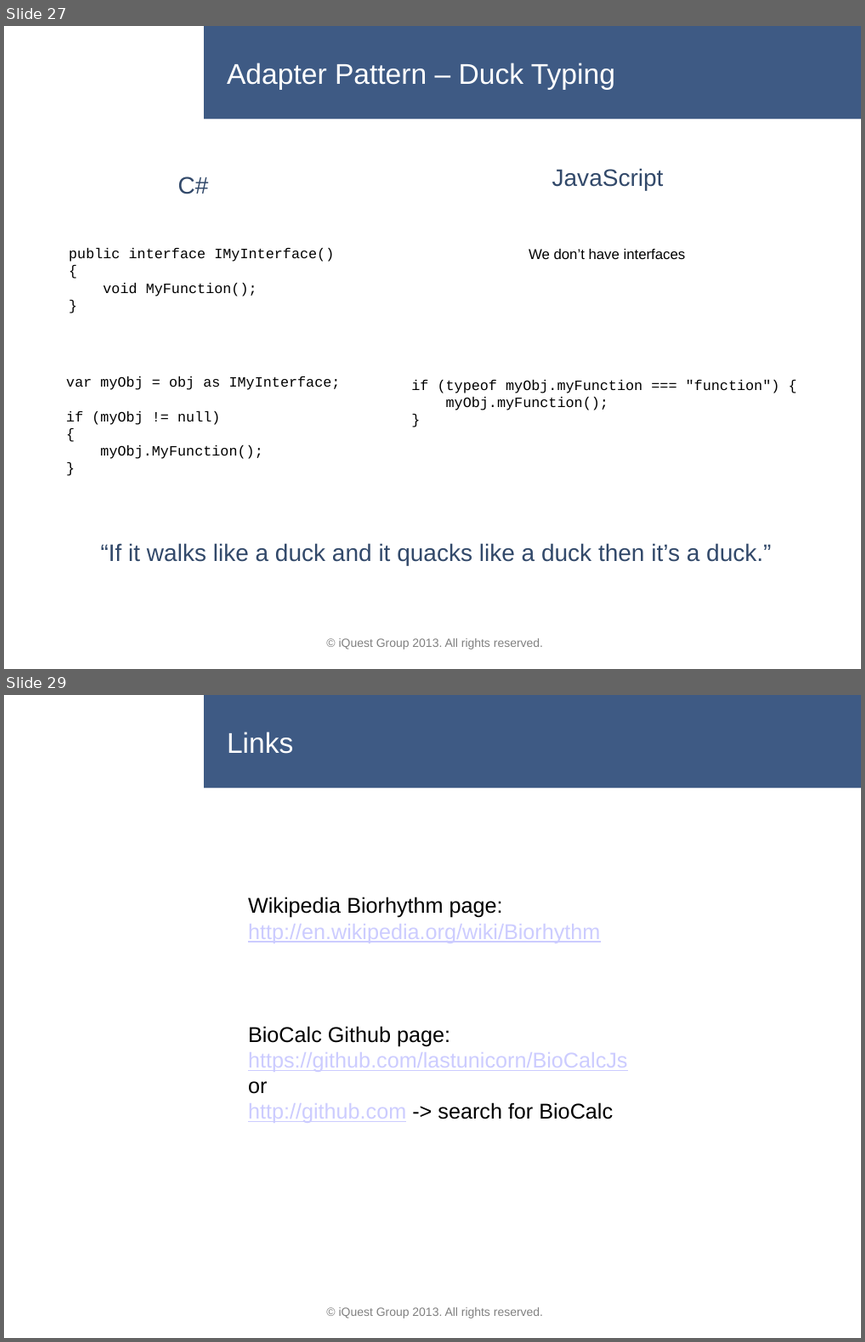
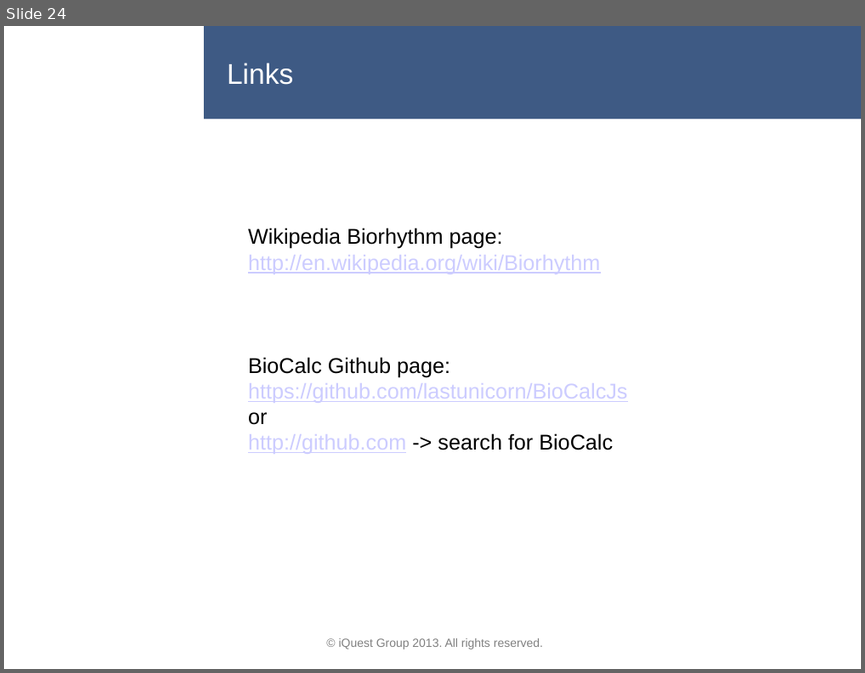
Before and after one commit to lastunicorn/BioCalcJs, a slide deck: doc/BioCalc Presentation.pptx. Shown one above the other, each under a label of ours: slides 27 and 29 before the commit, slide 24 after it; the slides between them are not shown. The pictures are 865x1342 and 865x673 pixels, drawn with LibreOffice and Linux fonts; fonts in the diff are those of the drawing; background and template pictures are left out. Boxes give left, top, right and bottom in pixels: in the first picture for what was removed or moved away, otherwise in the second. Text is boxed around its words. In the diff, an @@ line names an element or a change of style, - is before the commit and + after.

Commit message:
i reduced the presentation. i cut it after the inheritance. i also created a helper function that sets the prototype property and constructor on a function.

```diff
--- a/doc/BioCalc Presentation.pptx
+++ b/doc/BioCalc Presentation.pptx
@@ slide 27 removed at box(4, 26, 861, 669), background #FFFFFF; not listed: 3 template elements that a slide beside it also shows @@
@@ title removed at box(227, 63, 615, 90) @@
-Adapter Pattern – Duck Typing
@@ text removed at box(178, 176, 209, 194) @@
-C#
@@ text removed at box(552, 168, 664, 191) @@
-JavaScript
@@ text removed at box(69, 248, 334, 296) @@
-public interface IMyInterface()
-{
-void MyFunction();
-}
@@ text removed at box(528, 249, 686, 259) @@
-We don’t have interfaces
@@ text removed at box(66, 376, 341, 459) @@
-var myObj = obj as IMyInterface;
-if (myObj != null)
-{
-myObj.MyFunction();
-}
@@ text removed at box(411, 380, 780, 410) @@
-if (typeof myObj.myFunction === "function") {
-myObj.myFunction();
-}
@@ text removed at box(101, 543, 771, 565) @@
-“If it walks like a duck and it quacks like a duck then it’s a duck.”
@@ text removed at box(412, 638, 442, 646) @@
-© iQuest Group 2013. All rights reserved.
@@ what was slide 29 is now slide 24 @@
```
Also in this commit, not shown: 12 slides changed, 2 slides added, 6 other slides removed, 3 other files.
